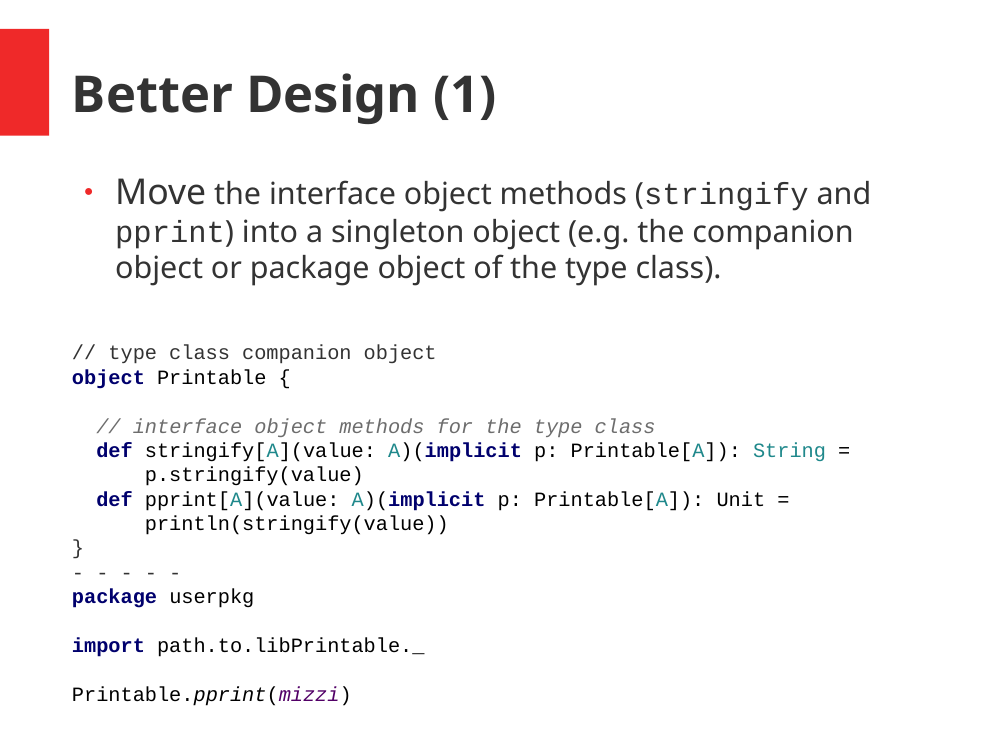
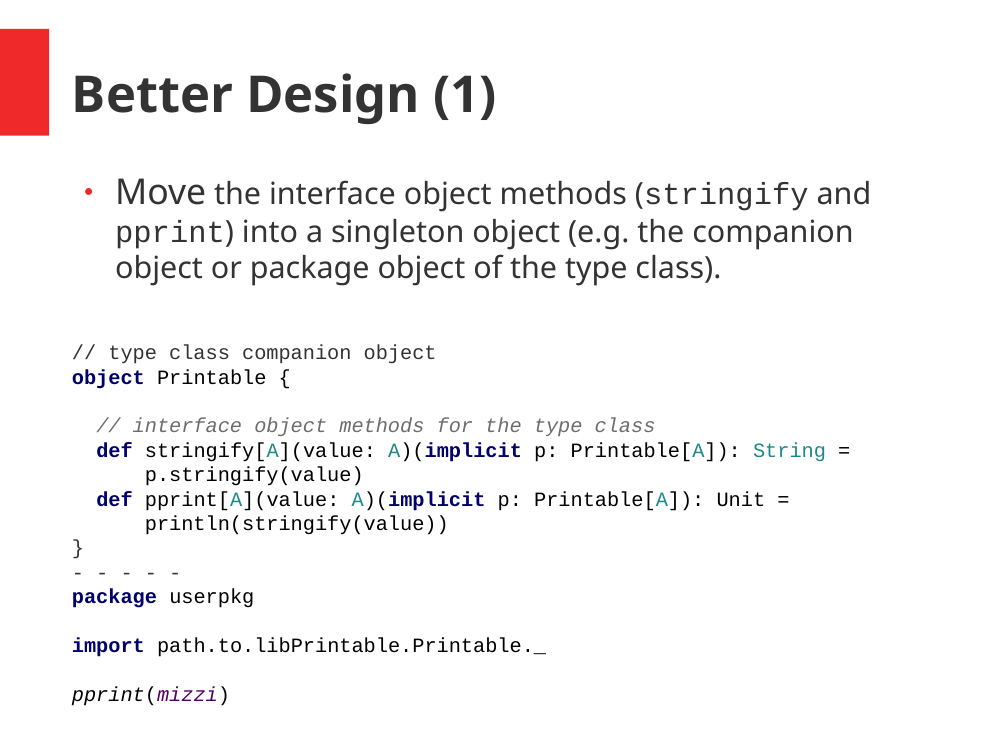
Before and after one commit to hermannhueck/typeclasses, a slide deck: slide 24 of Slides/TypeClasses.pptx. Drawn at 1008x756 pixels with LibreOffice and Linux fonts; fonts in the diff are those of the drawing. Boxes give left, top, right and bottom in pixels: in the first picture for what was removed or moved away, otherwise in the second. Text is boxed around its words. In the diff, an @@ line names an element or a change of style, - is before the commit and + after.

```diff
--- a/Slides/TypeClasses.pptx
+++ b/Slides/TypeClasses.pptx
@@ text at (72,637,546,706): text changed @@
-import path.to.libPrintable._
-Printable.pprint(mizzi)
+import path.to.libPrintable.Printable._
+pprint(mizzi)
```
Also in this commit, not shown: 1 other slide changed, 1 other file.
